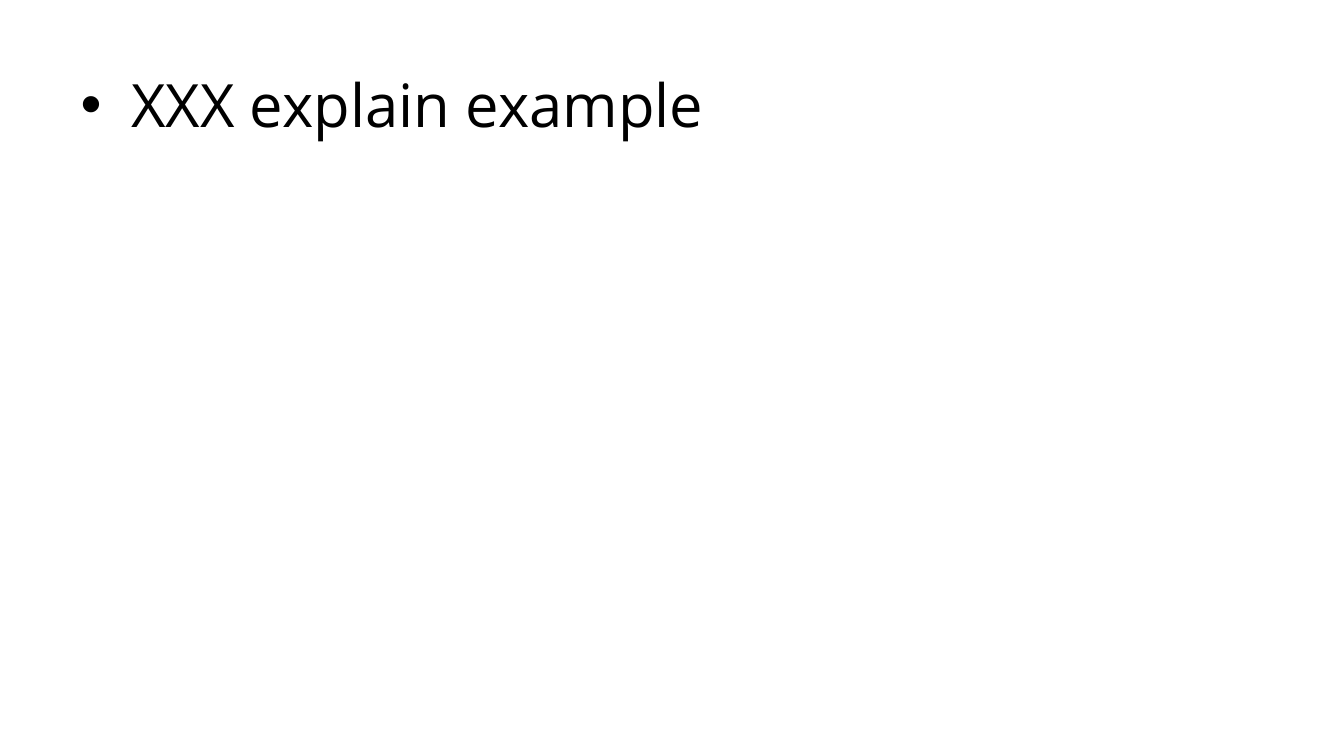
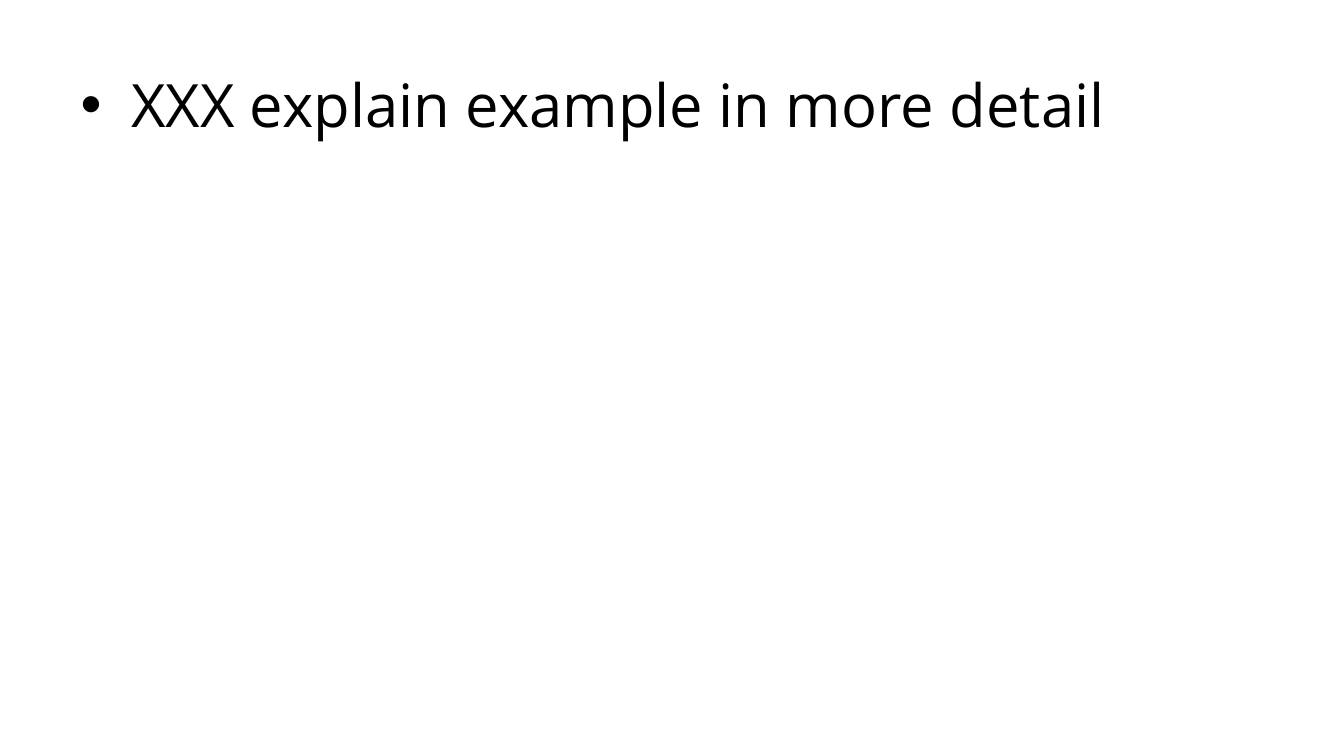
Before and after one commit to grimmelm/ctech404, a slide deck: slide 64 of ctech404/CTECH404_Combined_Slidedeck.pptx (slide 65 before the commit). Drawn at 1344x756 pixels with LibreOffice and Linux fonts; fonts in the diff are those of the drawing. Boxes give left, top, right and bottom in pixels: in the first picture for what was removed or moved away, otherwise in the second. Text is boxed around its words. In the diff, an @@ line names an element or a change of style, - is before the commit and + after.

```diff
--- a/ctech404/CTECH404_Combined_Slidedeck.pptx
+++ b/ctech404/CTECH404_Combined_Slidedeck.pptx
@@ text at [131,81,1105,142]: text changed @@
-• XXX explain example
+• XXX explain example in more detail
```
Also in this commit, not shown: 23 other slides changed, 1 slide added, 2 slides removed.
